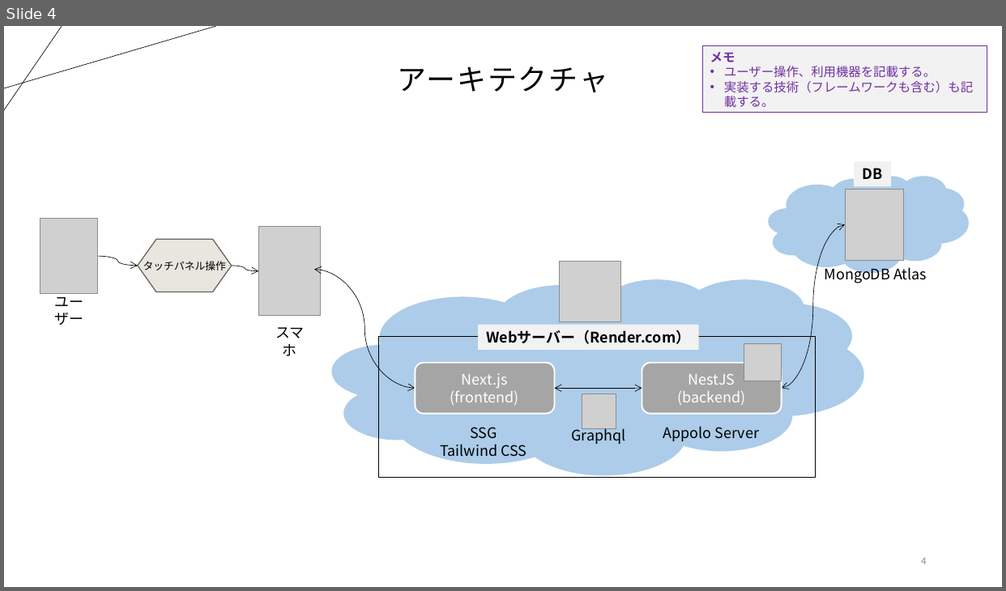
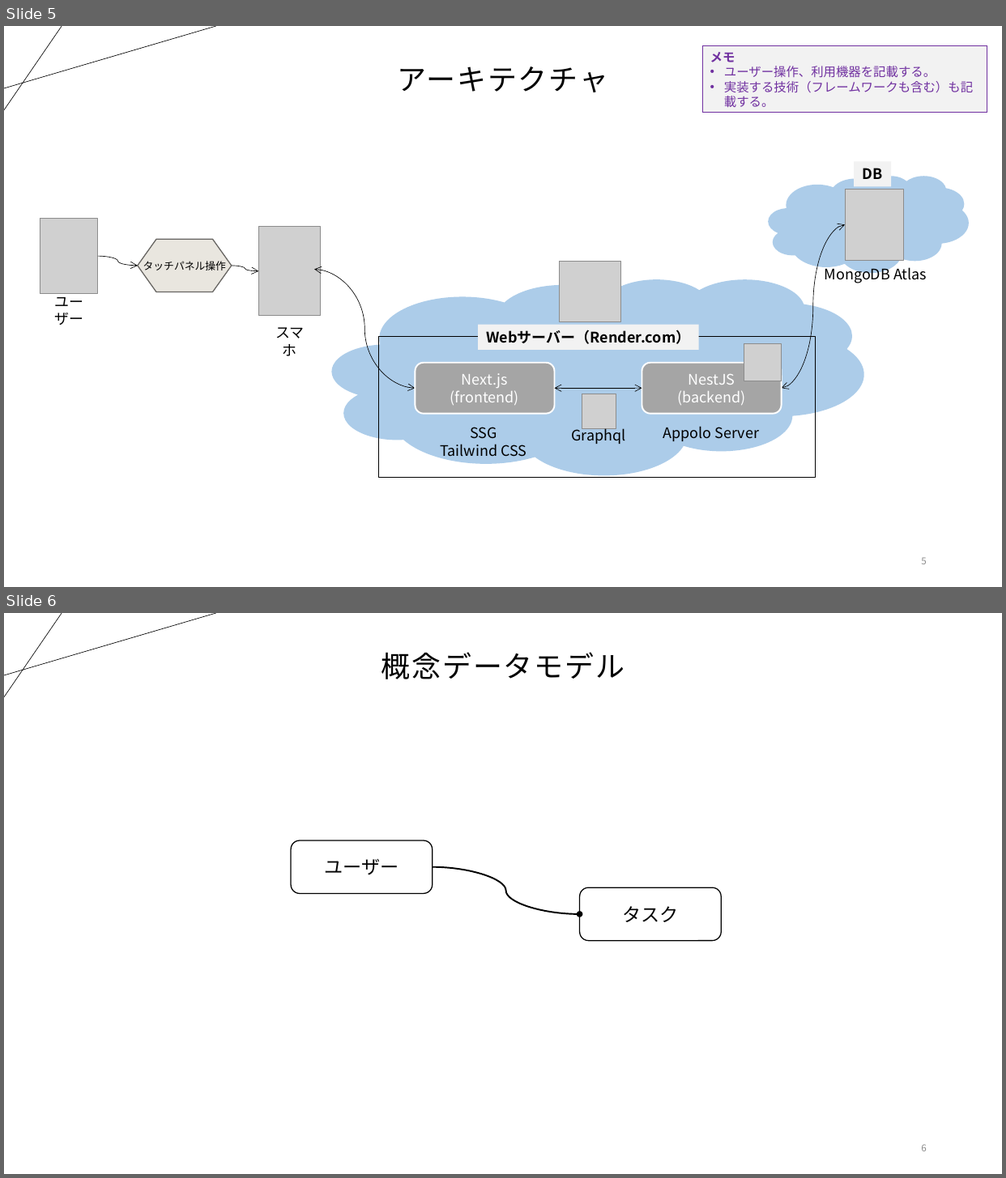
Before and after one commit to atman-33/system-dev-docs, a slide deck: water-fall/10_要件定義/10_タスク管理システム_全体像_v1.0.pptx. Shown one above the other, each under a label of ours: slide 4 before the commit, slides 5 and 6 after it. The pictures are 1006x591 and 1006x1178 pixels, drawn with LibreOffice and Linux fonts; fonts in the diff are those of the drawing; grey boxes stand for pictures. Boxes give left, top, right and bottom in pixels: in the first picture for what was removed or moved away, otherwise in the second. Text is boxed around its words. In the diff, an @@ line names an element or a change of style, - is before the commit and + after.

```diff
--- a/water-fall/10_要件定義/10_タスク管理システム_全体像_v1.0.pptx
+++ b/water-fall/10_要件定義/10_タスク管理システム_全体像_v1.0.pptx
@@ slide 6 added at [4, 613, 1002, 1174], background #FFFFFF; not listed: 2 template elements that a slide beside it also shows @@
@@ title added at [381, 652, 624, 679], 28 pt, text #000000 @@
+概念データモデル
@@ rounded rectangle added at [291, 841, 432, 894], fill #FFFFFF, outline #000000 1 pt, 18 pt, text #000000 @@
+ユーザー
@@ curved arrow added from (432, 867) to (580, 914), #000000 1.5 pt @@
@@ rounded rectangle added at [580, 888, 721, 941], fill #FFFFFF, outline #000000 1 pt, 18 pt, text #000000 @@
+タスク
@@ page number added at [921, 1144, 926, 1152], 9 pt, text #8C8C8C @@
+6
@@ what was slide 4 is now slide 5 @@
@@ page number at [921, 557, 926, 565]: text changed @@
-4
+5
```
Also in this commit, not shown: 2 slides changed, 1 other slide added, 4 other files.
